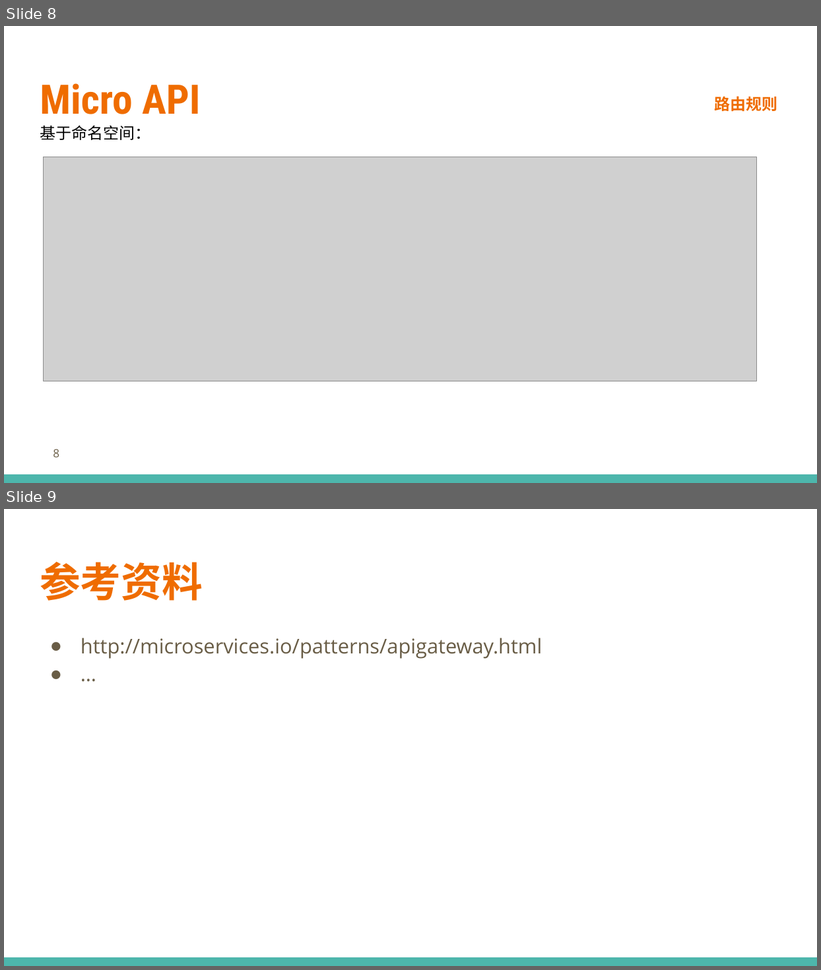
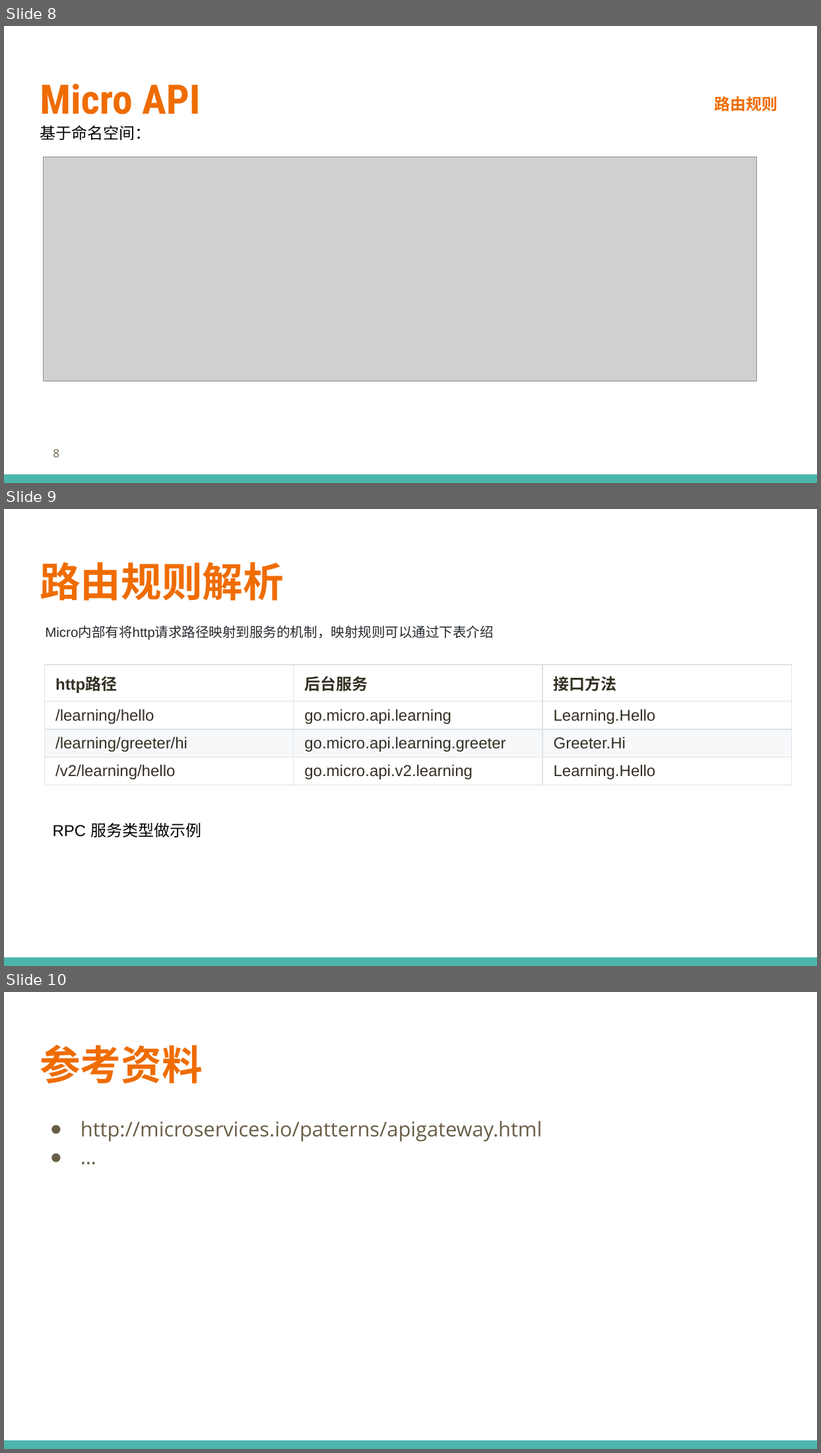
Before and after one commit to printfcoder/stack-rpc-tutorials, a slide deck: others/share/learning-go/【第三期】Micro工具集.pptx. Shown one above the other, each under a label of ours: slides 8 and 9 before the commit, slides 8, 9 and 10 after it. The pictures are 821x970 and 821x1453 pixels, drawn with LibreOffice and Linux fonts; fonts in the diff are those of the drawing; grey boxes stand for pictures; background and template pictures are left out. Boxes give left, top, right and bottom in pixels: in the first picture for what was removed or moved away, otherwise in the second. Text is boxed around its words. In the diff, an @@ line names an element or a change of style, - is before the commit and + after.

```diff
--- a/others/share/learning-go/【第三期】Micro工具集.pptx
+++ b/others/share/learning-go/【第三期】Micro工具集.pptx
@@ slide 9 added at [4, 509, 817, 966], background #FFFFFF; not listed: 1 template element that a slide beside it also shows @@
@@ title added at [40, 562, 284, 601], 36 pt, text #EF6C00, bold @@
+路由规则解析
@@ text added at [45, 626, 493, 640], 12 pt, text #24292E @@
+Micro内部有将http请求路径映射到服务的机制，映射规则可以通过下表介绍
@@ table added at [45, 665, 791, 789], 4 rows, 3 columns @@
+http路径 | 后台服务 | 接口方法
+/learning/hello | go.micro.api.learning | Learning.Hello
+/learning/greeter/hi | go.micro.api.learning.greeter | Greeter.Hi
+/v2/learning/hello | go.micro.api.v2.learning | Learning.Hello
@@ text added at [53, 823, 201, 838], 14 pt, text #000000 @@
+RPC 服务类型做示例
@@ what was slide 9 is now slide 10 @@
```
Also in this commit, not shown: 2 slides changed, 7 other files.
